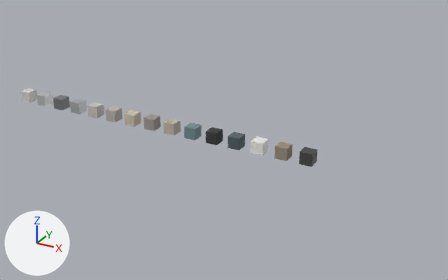
Two versions of the glTF model blender/kit/palette.glb, one commit apart.
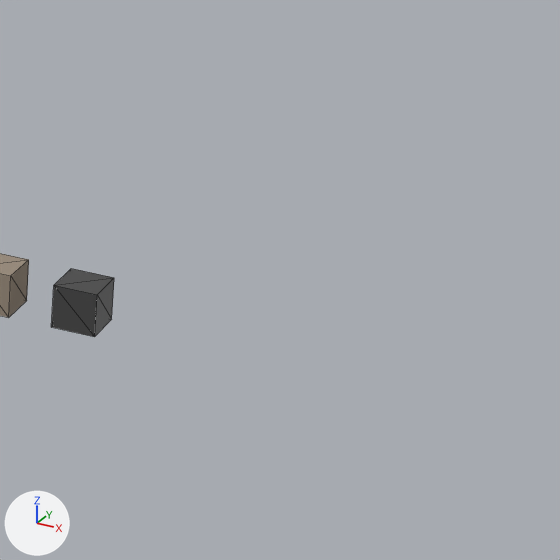
Each version appears first whole from a 50 mm lens placed at (4.262, -3.951, 1.961), pointed at (2.035, 0.097, -0.064), and next in a close-up on the part from 63% to 100% of the width and 24% to 83% of the height. Lighting does not change. The marker at lower left points along +X, +Y and +Z. The last two pictures show the newer version. The close-ups show mesh edges as thin lines.

Objects in the first close-up: 'PALETTE_M_WIRE', 'PALETTE_M_WOOD'.
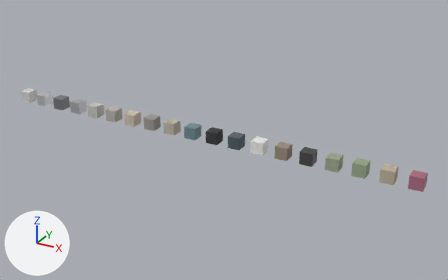
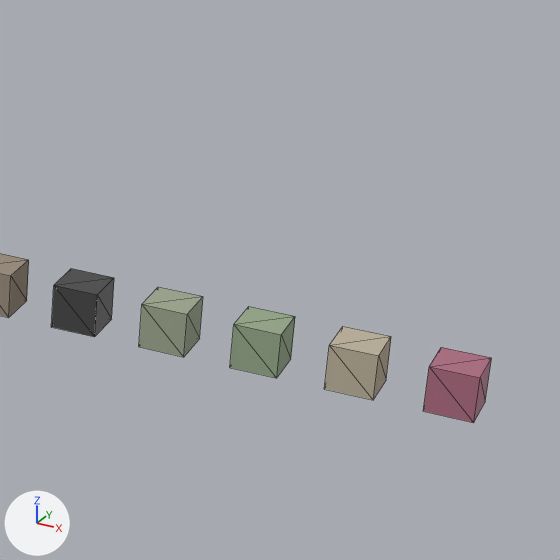
Edits to the bpy script that builds the scene:
```text
Add mat_m_yucca:
    mat_m_yucca = principled_material('M_YUCCA')
    mat_m_yucca.base_color = (0.34, 0.38, 0.27)  # grey #9ea68e
    mat_m_yucca.roughness = 0.8
Add mat_m_plant_dry:
    mat_m_plant_dry = principled_material('M_PLANT_DRY')
    mat_m_plant_dry.base_color = (0.5, 0.44, 0.33)  # beige #bcb19b
    mat_m_plant_dry.roughness = 0.95
Add mat_m_fruit:
    mat_m_fruit = principled_material('M_FRUIT')
    mat_m_fruit.base_color = (0.42, 0.15, 0.22)  # pink #ad6c81
    mat_m_fruit.roughness = 0.6
Add mat_m_cactus:
    mat_m_cactus = principled_material('M_CACTUS')
    mat_m_cactus.base_color = (0.3, 0.39, 0.25)  # greyish green #95a889
    mat_m_cactus.roughness = 0.75
Add me_palette_m_yucca:
    me_palette_m_yucca.from_pydata(...)  # a box spanning x 2.95..3.05, y -0.05..0.05, z -0.05..0.05
    me_palette_m_yucca.materials.append(mat_m_yucca)  # grey #9ea68e
Add me_palette_m_plant_dry:
    me_palette_m_plant_dry.from_pydata(...)  # a box spanning x 3.35..3.45, y -0.05..0.05, z -0.05..0.05
    me_palette_m_plant_dry.materials.append(mat_m_plant_dry)  # beige #bcb19b
Add me_palette_m_fruit:
    me_palette_m_fruit.from_pydata(...)  # a box spanning x 3.55..3.65, y -0.05..0.05, z -0.05..0.05
    me_palette_m_fruit.materials.append(mat_m_fruit)  # pink #ad6c81
Add me_palette_m_cactus:
    me_palette_m_cactus.from_pydata(...)  # a box spanning x 3.15..3.25, y -0.05..0.05, z -0.05..0.05
    me_palette_m_cactus.materials.append(mat_m_cactus)  # greyish green #95a889
Add ob_palette_m_yucca:
    ob_palette_m_yucca = bpy.data.objects.new('PALETTE_M_YUCCA', me_palette_m_yucca)
    ob_palette_m_yucca.location = (0.0, 0.0, 0.0)
Add ob_palette_m_plant_dry:
    ob_palette_m_plant_dry = bpy.data.objects.new('PALETTE_M_PLANT_DRY', me_palette_m_plant_dry)
    ob_palette_m_plant_dry.location = (0.0, 0.0, 0.0)
Add ob_palette_m_fruit:
    ob_palette_m_fruit = bpy.data.objects.new('PALETTE_M_FRUIT', me_palette_m_fruit)
    ob_palette_m_fruit.location = (0.0, 0.0, 0.0)
Add ob_palette_m_cactus:
    ob_palette_m_cactus = bpy.data.objects.new('PALETTE_M_CACTUS', me_palette_m_cactus)
    ob_palette_m_cactus.location = (0.0, 0.0, 0.0)
```

Boxes [x1, y1, x2, y2] around the edits, measured in the close-ups (560 x 560 px):
'PALETTE_M_FRUIT', added
    after: [423, 347, 491, 423]
'PALETTE_M_PLANT_DRY', added (beige)
    after: [325, 326, 391, 400]
'PALETTE_M_CACTUS', added
    after: [230, 306, 295, 378]
'PALETTE_M_YUCCA', added
    after: [139, 287, 203, 357]
